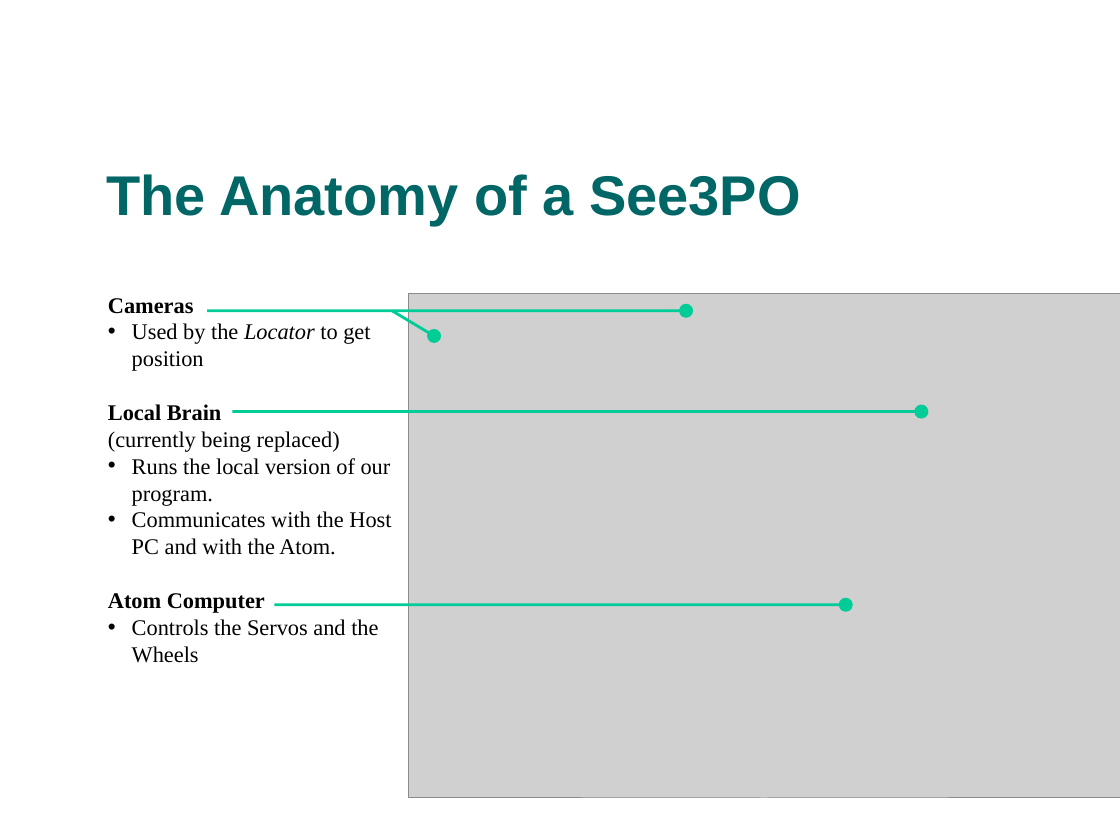
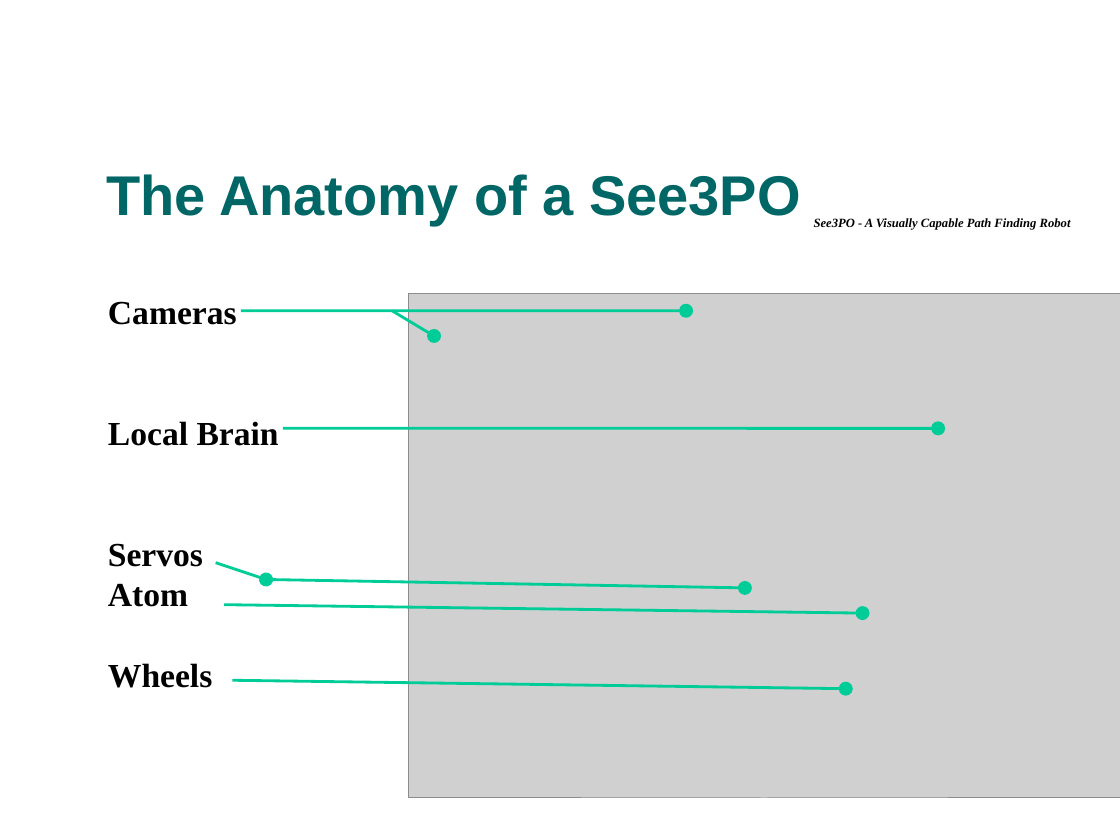
Before and after one commit to tkram01/see3po, a slide deck: slide 15 of Documents/PresentationFinal.ppt (slide 2 before the commit). Drawn at 1120x840 pixels with LibreOffice and Linux fonts; fonts in the diff are those of the drawing; grey boxes stand for pictures; background and template pictures are left out. Boxes give left, top, right and bottom in pixels: in the first picture for what was removed or moved away, otherwise in the second. Text is boxed around its words. In the diff, an @@ line names an element or a change of style, - is before the commit and + after.

```diff
--- a/Documents/PresentationFinal.ppt
+++ b/Documents/PresentationFinal.ppt
@@ text added at box(814, 218, 1071, 230), 9 pt, text #000000, bold, italic @@
+See3PO - A Visually Capable Path Finding Robot
@@ text at box(108, 301, 279, 446): size 16 to 24 pt in "Cameras", "Local Brain" @@
@@ text at box(132, 323, 370, 371): paragraph removed @@
-• Used by the Locator to get position
@@ line moved from (208, 310) - (392, 310) to (241, 310) - (392, 310) @@
@@ arrow moved from (233, 411) - (921, 411) to (283, 428) - (939, 428) @@
@@ text at box(108, 543, 212, 688): text changed; size 16 to 24 pt; bold on @@
-(currently being replaced)
-• Runs the local version of our program.
-• Communicates with the Host PC and with the Atom.
-Atom Computer
-• Controls the Servos and the Wheels
+Servos
+Atom
+Wheels
@@ arrow added from (216, 563) to (266, 580), #00CC98 2.01 pt @@
@@ arrow added from (266, 580) to (745, 588), #00CC98 2.01 pt @@
@@ arrow moved from (274, 605) - (846, 605) to (224, 605) - (863, 613) @@
@@ arrow added from (233, 680) to (846, 689), #00CC98 2.01 pt @@
```
Also in this commit, not shown: 8 other slides changed, 5 slides added, 1 slide removed.
